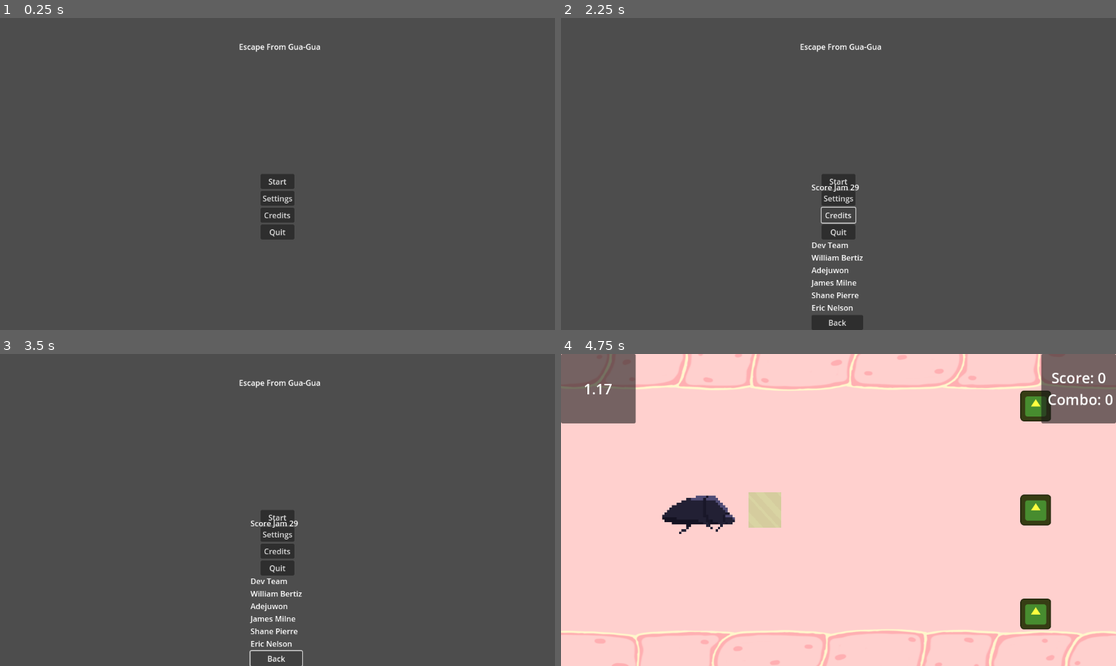
Above: before the commit, frames 1-4 (two rows, left to right).
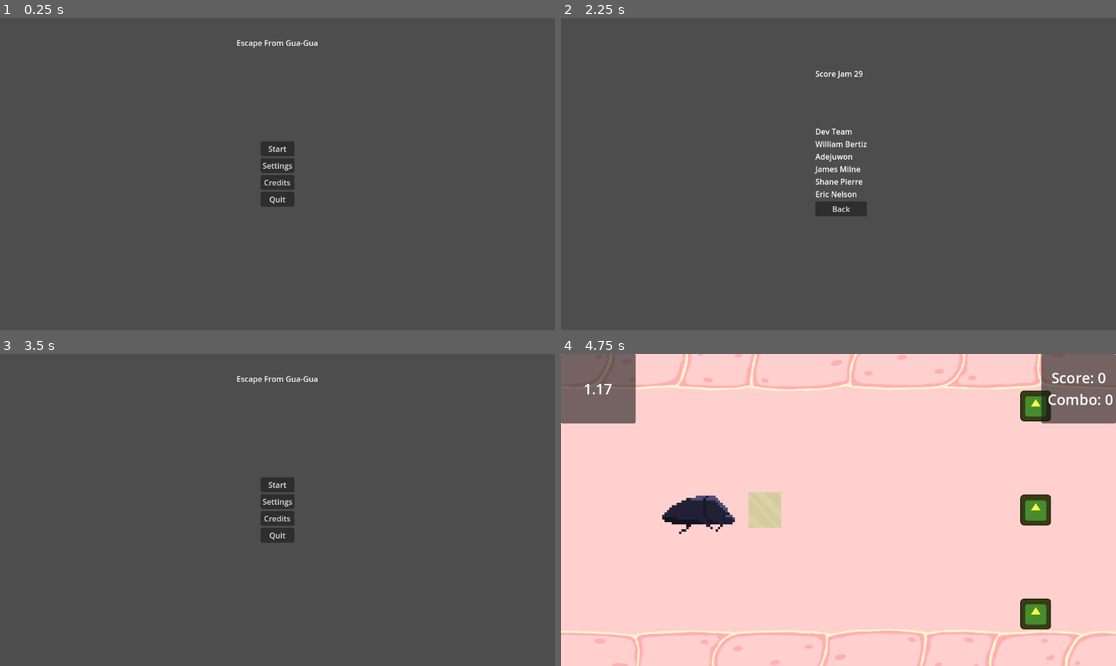
Above: after the commit, the same moments.

Repository: milnej/EscapeFromFrog
Game: Godot game, scene res://Scene/menu.tscn
The game is run twice, just before and just after one commit, with the same random seed, the same clock (stepped at 60 frames per second) and the same inputs. The engine's default icon, where the game draws it, is replaced by a stand-in: a white triangle on a blue panel in a dark square.
Inputs (mouse positions are in pixels of both pictures, inside the frame that each line leads up to):
- Up to frame 1 (0.25 s): no input
- Up to frame 2 (2.25 s): click "Settings" at 0.5 s; click (838, 295) at 1.25 s, where only the run after the commit has a clickable "Back"; click "Credits" at 2 s
- Up to frame 3 (3.5 s): click "Back" at 2.75 s
- Up to frame 4 (4.75 s): click "Start" at 3.5 s; hold L (note_right) from 4.28 s (still down); tap Space (beetle_attack) at 4.35 s

The runs differ from the first frame. In frame 1, 1.5% of the frame differs, in the area x 42-58%, y 7-72%; in frame 2, 2.6%, in the area x 43-58%, y 8-100%; in frame 3, 2.1%; in frame 4, nothing differs.

Commit message:
implemented main menu

Diff:
--- a/Scene/guts.tscn
+++ b/Scene/guts.tscn
@@ -183,8 +183,10 @@
 stream = ExtResource("8_2ks02")
 volume_db = -6.0
 autoplay = true
+bus = &"Music"
 
 [node name="SFXPlayer" type="AudioStreamPlayer" parent="."]
 stream = ExtResource("10_h6cyb")
 volume_db = -9.0
+bus = &"SFX"
 script = ExtResource("11_wqek8")
--- a/Scene/menu.tscn
+++ b/Scene/menu.tscn
@@ -1,8 +1,11 @@
-[gd_scene load_steps=2 format=3 uid="uid://l8bqq84h0gc8"]
+[gd_scene load_steps=5 format=3 uid="uid://l8bqq84h0gc8"]
 
 [ext_resource type="Script" path="res://Scripts/menu.gd" id="1_jqkw4"]
+[ext_resource type="PackedScene" uid="uid://ctum5q5u2t5nd" path="res://Scene/credits.tscn" id="2_00dps"]
+[ext_resource type="PackedScene" uid="uid://couokif385oo0" path="res://Scene/settings.tscn" id="3_xtoak"]
+[ext_resource type="AudioStream" uid="uid://dscgekfsiivcj" path="res://Resources/Music/198bpm_4-4_GwaGwasSillyLittleStomach_ForReallyRealThisTimeTM.wav" id="4_hje12"]
 
-[node name="Menu" type="Control"]
+[node name="Menu" type="Control" node_paths=PackedStringArray("start", "credits", "settings")]
 layout_mode = 3
 anchors_preset = 8
 anchor_left = 0.5
@@ -12,52 +15,100 @@
 grow_horizontal = 2
 grow_vertical = 2
 script = ExtResource("1_jqkw4")
+start = NodePath("Start")
+credits = NodePath("Credits")
+settings = NodePath("Settings")
 metadata/_edit_lock_ = true
 
-[node name="VBoxContainer2" type="VBoxContainer" parent="."]
+[node name="Start" type="Control" parent="."]
 layout_mode = 1
-offset_left = -80.0
-offset_top = -276.0
-offset_right = 90.0
-offset_bottom = -253.0
+anchors_preset = 15
+anchor_right = 1.0
+anchor_bottom = 1.0
+grow_horizontal = 2
+grow_vertical = 2
+
+[node name="VBoxContainer2" type="VBoxContainer" parent="Start"]
+layout_mode = 1
+anchors_preset = 15
+anchor_right = 1.0
+anchor_bottom = 1.0
+offset_left = -85.0
+offset_top = -284.0
+offset_right = 85.0
+offset_bottom = -261.0
+grow_horizontal = 2
+grow_vertical = 2
+pivot_offset = Vector2(85, 0)
 size_flags_horizontal = 4
 size_flags_vertical = 4
+alignment = 1
 
-[node name="Title" type="Label" parent="VBoxContainer2"]
+[node name="Title" type="Label" parent="Start/VBoxContainer2"]
 layout_mode = 2
 text = "Escape From Gua-Gua"
 horizontal_alignment = 1
 metadata/_edit_lock_ = true
 
-[node name="VBoxContainer" type="VBoxContainer" parent="."]
+[node name="VBoxContainer" type="VBoxContainer" parent="Start"]
 layout_mode = 1
-anchors_preset = 5
+anchors_preset = 8
 anchor_left = 0.5
+anchor_top = 0.5
 anchor_right = 0.5
+anchor_bottom = 0.5
 offset_left = -35.0
+offset_top = -68.0
 offset_right = 35.0
-offset_bottom = 136.0
+offset_bottom = 68.0
 grow_horizontal = 2
+grow_vertical = 2
 size_flags_horizontal = 4
 size_flags_vertical = 4
 
-[node name="Start" type="Button" parent="VBoxContainer"]
+[node name="Start" type="Button" parent="Start/VBoxContainer"]
 layout_mode = 2
 text = "Start"
 
-[node name="Settings" type="Button" parent="VBoxContainer"]
+[node name="Settings" type="Button" parent="Start/VBoxContainer"]
 layout_mode = 2
 text = "Settings"
 
-[node name="Credits" type="Button" parent="VBoxContainer"]
+[node name="Credits" type="Button" parent="Start/VBoxContainer"]
 layout_mode = 2
 text = "Credits"
 
-[node name="Quit" type="Button" parent="VBoxContainer"]
+[node name="Quit" type="Button" parent="Start/VBoxContainer"]
 layout_mode = 2
 text = "Quit"
 
-[connection signal="pressed" from="VBoxContainer/Start" to="." method="_on_start_pressed"]
-[connection signal="pressed" from="VBoxContainer/Settings" to="." method="_on_settings_pressed"]
-[connection signal="pressed" from="VBoxContainer/Credits" to="." method="_on_credits_pressed"]
-[connection signal="pressed" from="VBoxContainer/Quit" to="." method="_on_quit_pressed"]
+[node name="Credits" parent="." instance=ExtResource("2_00dps")]
+visible = false
+layout_mode = 1
+anchors_preset = 8
+anchor_top = 0.5
+anchor_bottom = 0.5
+offset_left = 8.0
+offset_top = -236.0
+offset_right = 8.0
+offset_bottom = -236.0
+pivot_offset = Vector2(0, 188)
+
+[node name="Settings" parent="." instance=ExtResource("3_xtoak")]
+visible = false
+layout_mode = 1
+offset_left = -576.0
+offset_top = -292.0
+offset_right = -576.0
+offset_bottom = -292.0
+pivot_offset = Vector2(576, 336)
+
+[node name="MusicPlayer" type="AudioStreamPlayer" parent="."]
+stream = ExtResource("4_hje12")
+volume_db = -6.0
+bus = &"Music"
+
+[connection signal="pressed" from="Start/VBoxContainer/Start" to="." method="_on_start_pressed"]
+[connection signal="pressed" from="Start/VBoxContainer/Settings" to="." method="_on_settings_pressed"]
+[connection signal="pressed" from="Start/VBoxContainer/Credits" to="." method="_on_credits_pressed"]
+[connection signal="pressed" from="Start/VBoxContainer/Quit" to="." method="_on_quit_pressed"]
--- a/Scene/settings.tscn
+++ b/Scene/settings.tscn
@@ -1,30 +1,64 @@
-[gd_scene format=3 uid="uid://couokif385oo0"]
+[gd_scene load_steps=2 format=3 uid="uid://couokif385oo0"]
 
-[node name="Settings" type="Control"]
+[ext_resource type="Script" path="res://Scene/volume_settings.gd" id="1_jwoqu"]
+
+[node name="Settings" type="Control" node_paths=PackedStringArray("master_slider", "music_slider", "sfx_slider")]
 layout_mode = 3
 anchors_preset = 15
 anchor_right = 1.0
 anchor_bottom = 1.0
 grow_horizontal = 2
 grow_vertical = 2
+script = ExtResource("1_jwoqu")
+master_slider = NodePath("VBoxContainer/MasterSlider")
+music_slider = NodePath("VBoxContainer/MusicSlider")
+sfx_slider = NodePath("VBoxContainer/SFXSlider")
 
-[node name="MasterSlider" type="HSlider" parent="."]
+[node name="Button" type="Button" parent="."]
 layout_mode = 0
-offset_left = 240.0
-offset_top = 112.0
-offset_right = 1080.0
-offset_bottom = 128.0
+offset_left = 320.0
+offset_top = 512.0
+offset_right = 832.0
+offset_bottom = 576.0
+text = "Back"
 
-[node name="MusicSlider" type="HSlider" parent="."]
+[node name="VBoxContainer" type="VBoxContainer" parent="."]
 layout_mode = 0
-offset_left = 240.0
-offset_top = 112.0
-offset_right = 1144.0
-offset_bottom = 128.0
+offset_left = 256.0
+offset_top = 64.0
+offset_right = 896.0
+offset_bottom = 512.0
+alignment = 1
 
-[node name="SFXSlider" type="HSlider" parent="."]
-layout_mode = 0
-offset_left = 240.0
-offset_top = 112.0
-offset_right = 1144.0
-offset_bottom = 128.0
+[node name="Label" type="Label" parent="VBoxContainer"]
+layout_mode = 2
+text = "Master Volume"
+
+[node name="MasterSlider" type="HSlider" parent="VBoxContainer"]
+layout_mode = 2
+min_value = -99.0
+max_value = 0.0
+
+[node name="Label2" type="Label" parent="VBoxContainer"]
+layout_mode = 2
+text = "Music"
+
+[node name="MusicSlider" type="HSlider" parent="VBoxContainer"]
+layout_mode = 2
+min_value = -99.0
+max_value = 0.0
+step = 0.1
+
+[node name="Label3" type="Label" parent="VBoxContainer"]
+layout_mode = 2
+text = "SFX"
+
+[node name="SFXSlider" type="HSlider" parent="VBoxContainer"]
+layout_mode = 2
+min_value = -99.0
+max_value = 0.0
+
+[connection signal="pressed" from="Button" to="." method="_on_button_pressed"]
+[connection signal="value_changed" from="VBoxContainer/MasterSlider" to="." method="_on_master_slider_value_changed"]
+[connection signal="value_changed" from="VBoxContainer/MusicSlider" to="." method="_on_music_slider_value_changed"]
+[connection signal="value_changed" from="VBoxContainer/SFXSlider" to="." method="_on_sfx_slider_value_changed"]
--- /dev/null
+++ b/Scene/volume_settings.gd
@@ -0,0 +1,29 @@
+extends Control
+
+@export var master_slider: Slider
+@export var music_slider: Slider
+@export var sfx_slider: Slider
+
+signal back_button_pressed
+
+# Called when the node enters the scene tree for the first time.
+func _ready():
+	master_slider.value = AudioServer.get_bus_volume_db(AudioServer.get_bus_index("Master"))
+	music_slider.value = AudioServer.get_bus_volume_db(AudioServer.get_bus_index("Music"))
+	sfx_slider.value = AudioServer.get_bus_volume_db(AudioServer.get_bus_index("SFX"))
+	back_button_pressed.connect(get_parent().return_to_start_menu)
+
+func _on_master_slider_value_changed(value):
+	change_bus_volume("Master", value)
+
+func _on_music_slider_value_changed(value):
+	change_bus_volume("Music", value)
+
+func _on_sfx_slider_value_changed(value):
+	change_bus_volume("SFX", value)
+
+func change_bus_volume(bus_name: String, volume_value: float):
+	AudioServer.set_bus_volume_db(AudioServer.get_bus_index(bus_name), volume_value)
+
+func _on_button_pressed():
+	back_button_pressed.emit(self)
--- a/Scripts/credits.gd
+++ b/Scripts/credits.gd
@@ -1,15 +1,10 @@
 extends Control
 
+signal back_button_pressed
 
 # Called when the node enters the scene tree for the first time.
 func _ready():
-	pass # Replace with function body.
-
-
-# Called every frame. 'delta' is the elapsed time since the previous frame.
-func _process(delta):
-	pass
-
+	back_button_pressed.connect(get_parent().return_to_start_menu)
 
 func _on_back_pressed():
-	pass
+	back_button_pressed.emit(self)
--- a/Scripts/menu.gd
+++ b/Scripts/menu.gd
@@ -1,28 +1,23 @@
 extends Control
 
-
-# Called when the node enters the scene tree for the first time.
-func _ready():
-	pass # Replace with function body.
-
-
-# Called every frame. 'delta' is the elapsed time since the previous frame.
-func _process(delta):
-	pass
-
+@export var start: Control
+@export var credits: Control
+@export var settings: Control
 
 func _on_start_pressed():
 	get_tree().change_scene_to_file("res://Scene/guts.tscn")
 
-
 func _on_quit_pressed():
 	get_tree().quit()
 
-
 func _on_credits_pressed():
-	var credits = load("res://Scene/credits.tscn").instantiate()
-	get_tree().current_scene.add_child(credits)
-
+	start.visible = false
+	credits.visible = true
 
 func _on_settings_pressed():
-	pass # Replace with function body.
+	start.visible = false
+	settings.visible = true
+
+func return_to_start_menu(current_menu: Control):
+	current_menu.visible = false
+	start.visible = true
